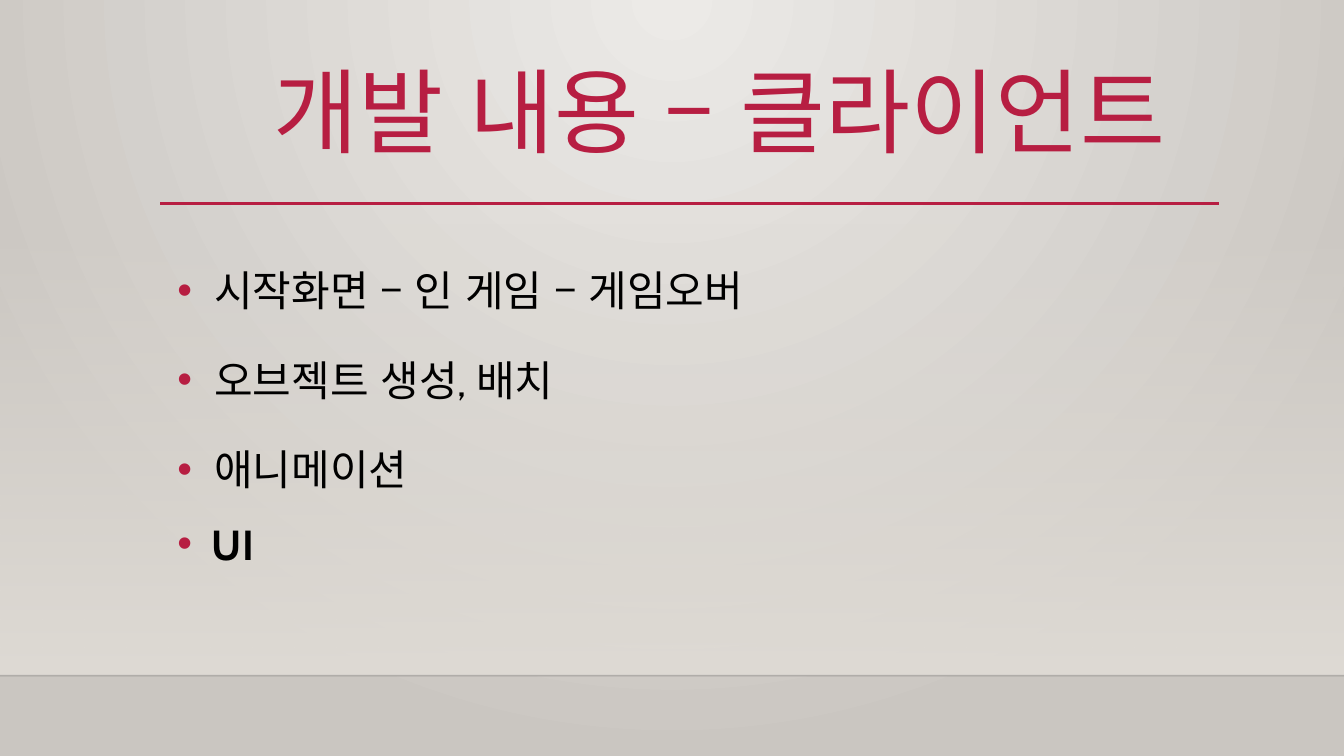
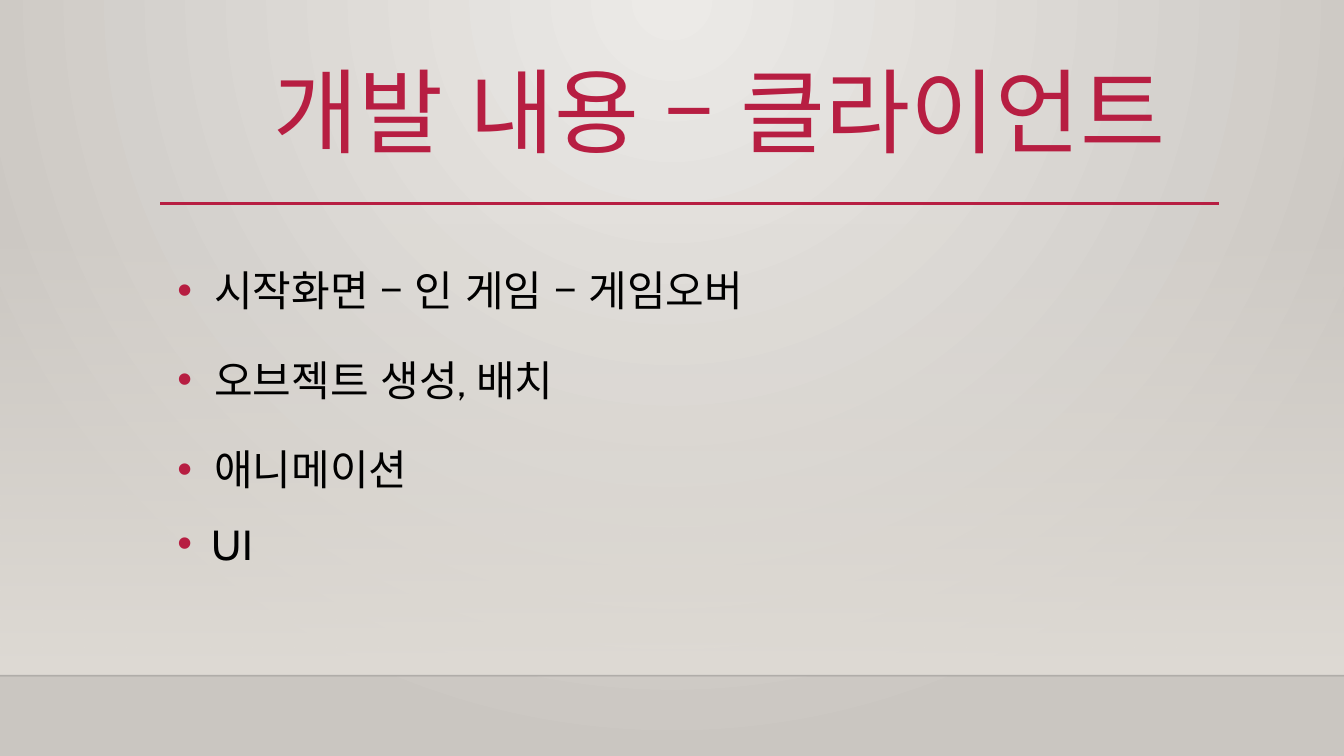
Before and after one commit to jeongHooon/Jungle-War, a slide deck: slide 5 of Jungle War 박정훈 신상우 이수진 이병철.pptx. Drawn at 1344x756 pixels with LibreOffice and Linux fonts; fonts in the diff are those of the drawing; background and template pictures are left out. Boxes give left, top, right and bottom in pixels: in the first picture for what was removed or moved away, otherwise in the second. Text is boxed around its words. In the diff, an @@ line names an element or a change of style, - is before the commit and + after.

```diff
--- a/Jungle War 박정훈 신상우 이수진 이병철.pptx
+++ b/Jungle War 박정훈 신상우 이수진 이병철.pptx
@@ text at <box>212,530,253,561</box>: bold off in "UI" @@
```
Also in this commit, not shown: 1 other slide changed.
